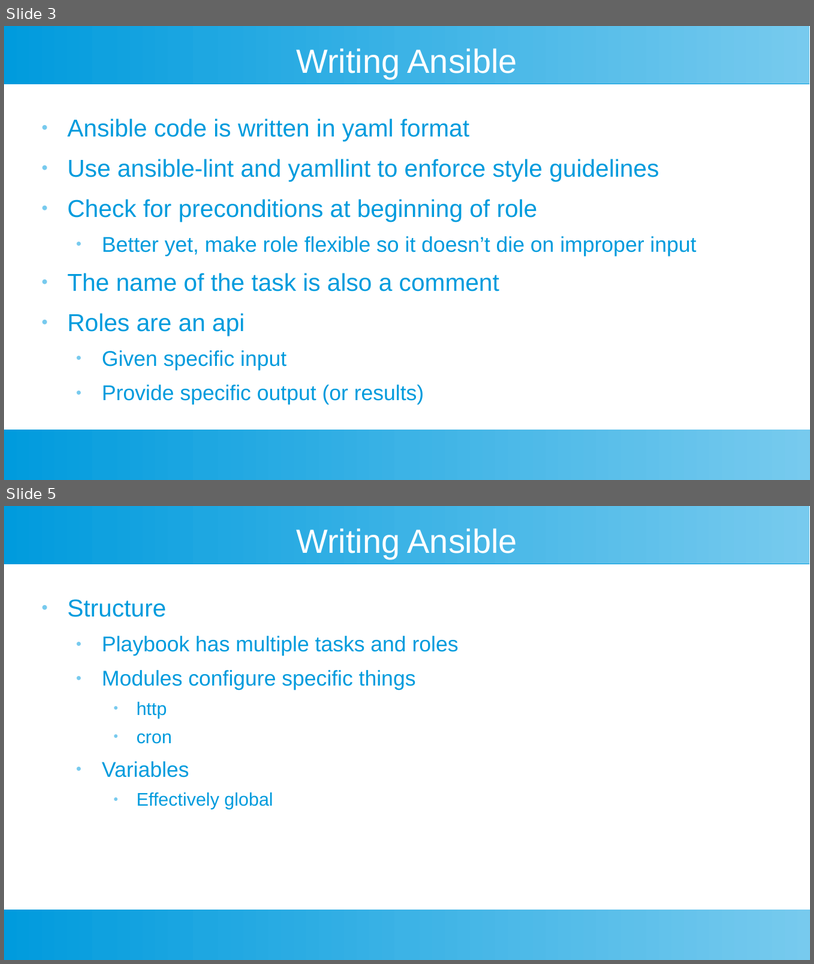
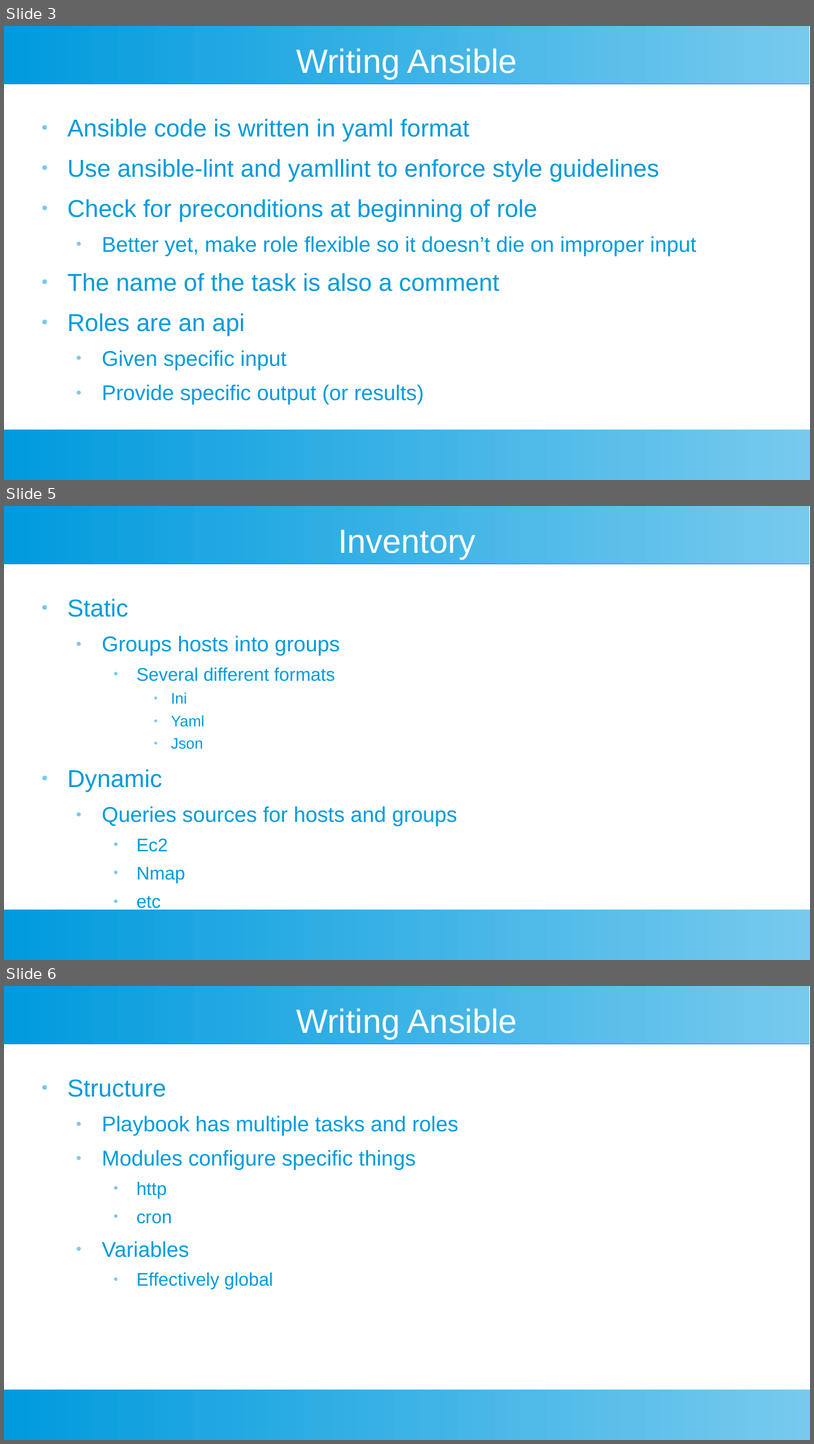
Before and after one commit to riffraff169/ansible-training, a slide deck: docs/ansible-slides.odp. Shown one above the other, each under a label of ours: slides 3 and 5 before the commit, slides 3, 5 and 6 after it; the slides between them are not shown. The pictures are 814x964 and 814x1444 pixels, drawn with LibreOffice and Linux fonts; fonts in the diff are those of the drawing. Boxes give left, top, right and bottom in pixels: in the first picture for what was removed or moved away, otherwise in the second. Text is boxed around its words. In the diff, an @@ line names an element or a change of style, - is before the commit and + after.

```diff
--- a/docs/ansible-slides.odp
+++ b/docs/ansible-slides.odp
@@ slide 5 added at bbox=[4, 506, 810, 960], background #FFFFFF; not listed: 2 template elements that a slide beside it also shows @@
@@ title added at bbox=[338, 529, 476, 559], 33 pt, text #FFFFFF @@
+Inventory
@@ text added at bbox=[68, 598, 458, 883], 21 pt, text #009BDD @@
+● Static
+  ● Groups hosts into groups
+    ● Several different formats
+      ● Ini
+      ● Yaml
+      ● Json
+● Dynamic
+  ● Queries sources for hosts and groups
+    ● Ec2
+    ● Nmap
+    ● etc
@@ what was slide 5 is now slide 6 @@
```
Also in this commit, not shown: 1 slide changed, 37 other files.
